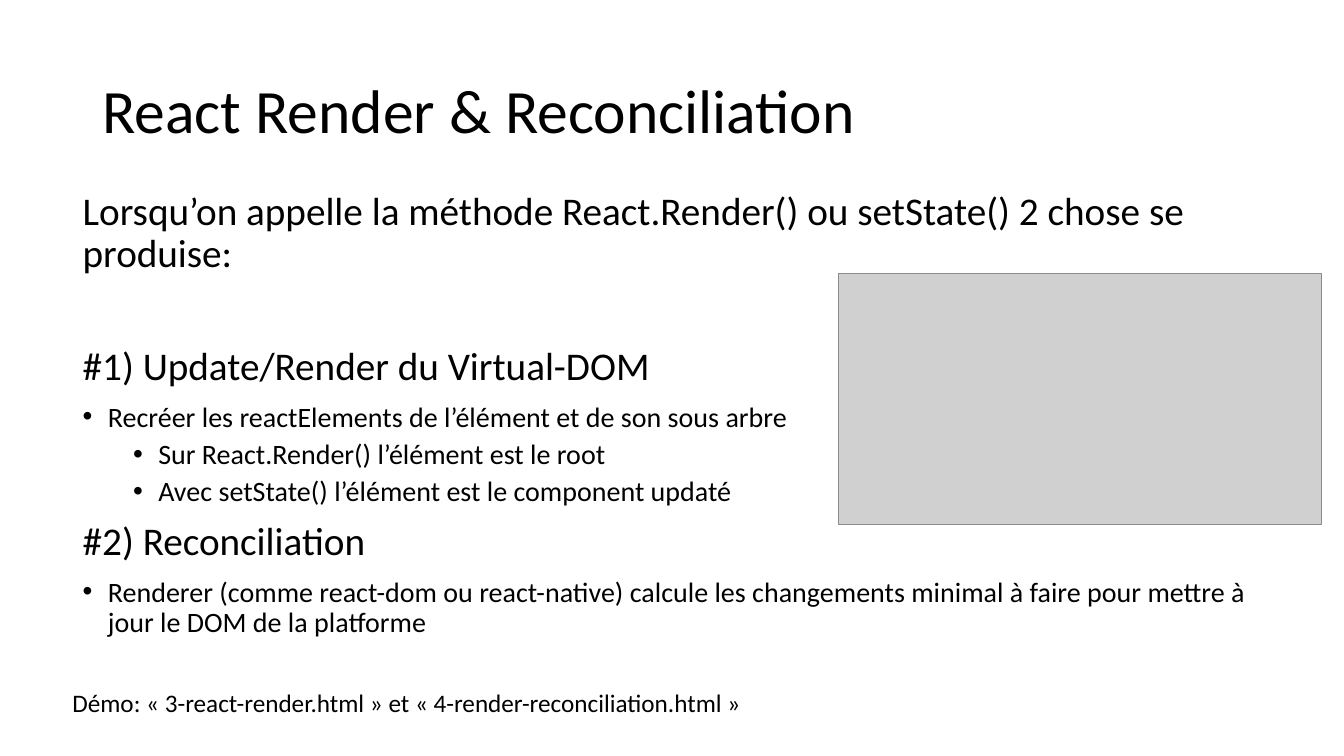
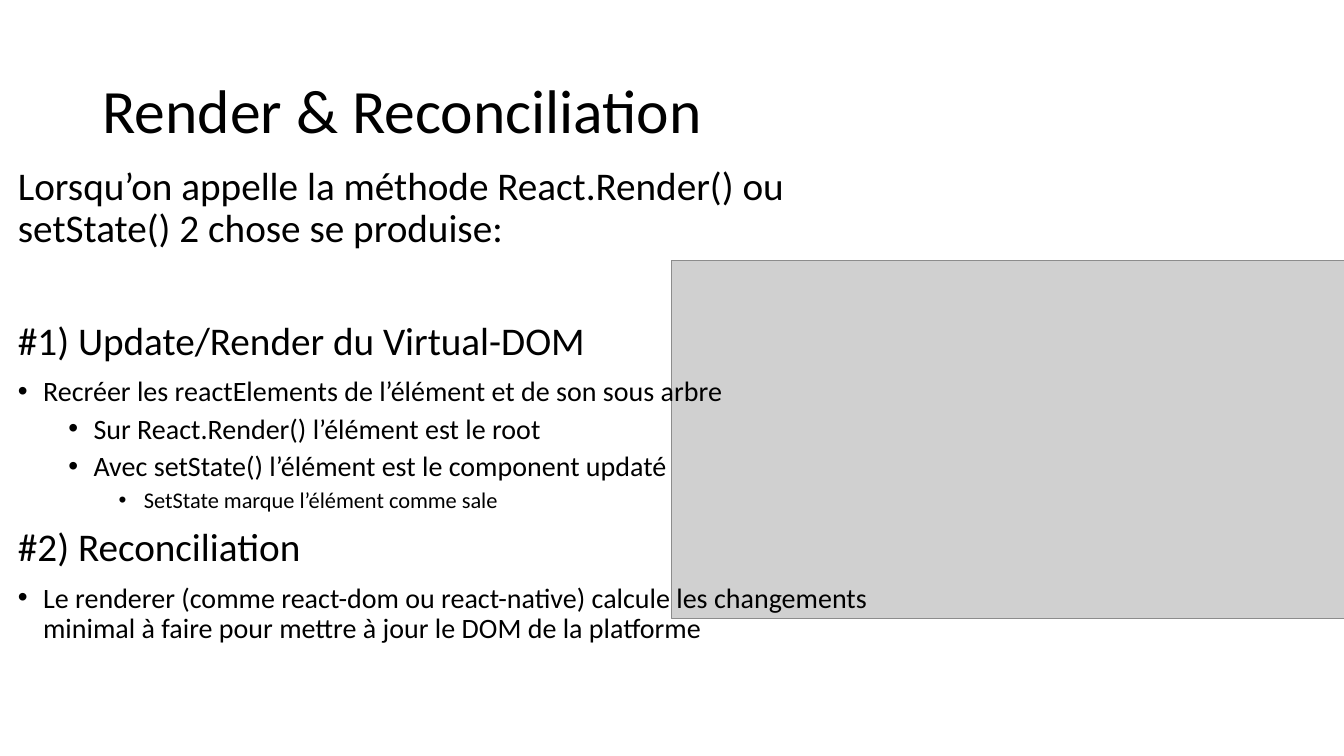
Before and after one commit to samuelgaudreau/formation-front-end-3, a slide deck: slide 23 of part-2/React-Perfo.pptx (slide 14 before the commit). Drawn at 1344x756 pixels with LibreOffice and Linux fonts; fonts in the diff are those of the drawing; grey boxes stand for pictures. Boxes give left, top, right and bottom in pixels: in the first picture for what was removed or moved away, otherwise in the second. Text is boxed around its words. In the diff, an @@ line names an element or a change of style, - is before the commit and + after.

```diff
--- a/part-2/React-Perfo.pptx
+++ b/part-2/React-Perfo.pptx
@@ title at (x1=102, y1=90, x2=702, y2=134): text changed @@
-React Render & Reconciliation
+Render & Reconciliation
@@ text "Lorsqu’on appelle la méthode React.Render() ..." moved from (x1=83, y1=196, x2=1244, y2=637) to (x1=18, y1=171, x2=867, y2=643) @@
@@ picture resized from (x1=839, y1=273, x2=1322, y2=524) to (x1=671, y1=260, x2=1344, y2=619) @@
@@ text at (x1=144, y1=492, x2=498, y2=512): paragraph added @@
+    • SetState marque l’élément comme sale
@@ text at (x1=43, y1=587, x2=867, y2=643): text changed @@
-• Renderer (comme react-dom ou react-native) calcule les changements minimal à faire pour mettre à jour le DOM de la platforme
+• Le renderer (comme react-dom ou react-native) calcule les changements minimal à faire pour mettre à jour le DOM de la platforme
@@ text removed at (x1=72, y1=694, x2=722, y2=713) @@
-Démo: « 3-react-render.html » et « 4-render-reconciliation.html »
```
Also in this commit, not shown: 10 other slides changed, 13 slides added, 1 slide removed, 10 other files.
